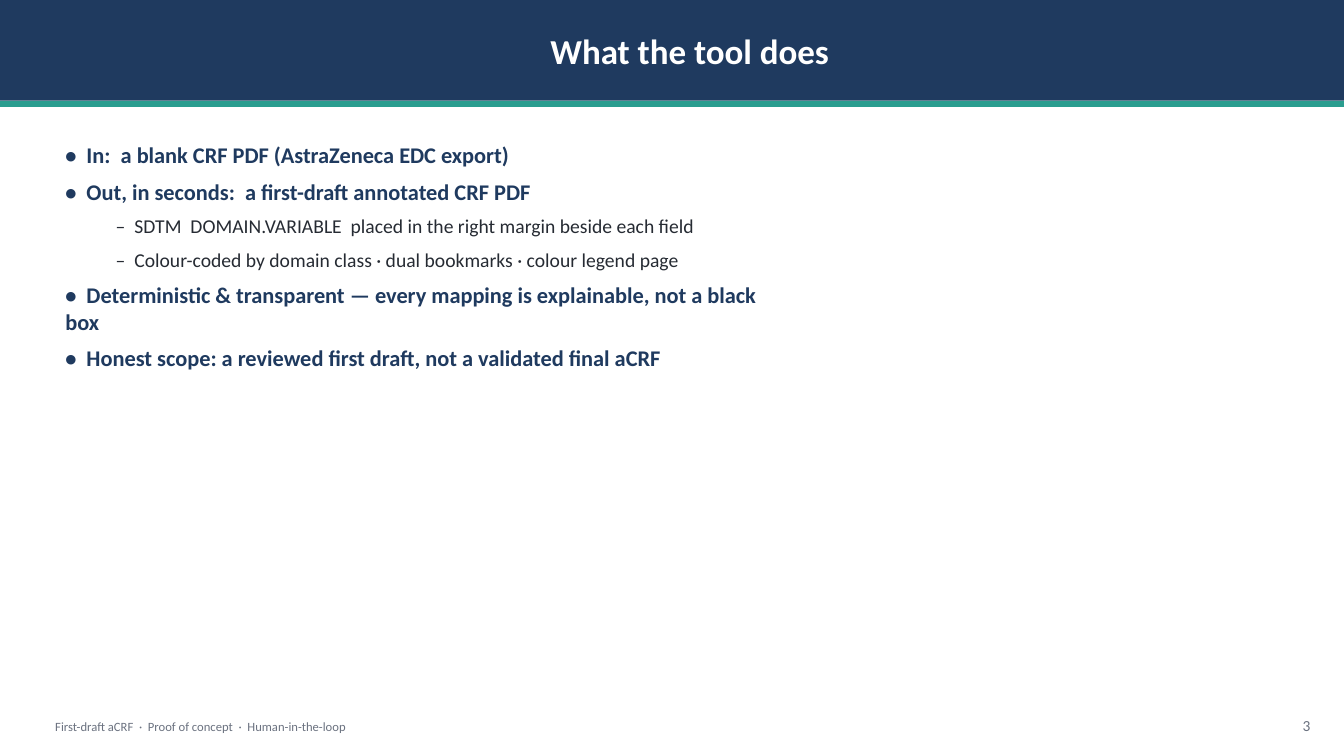
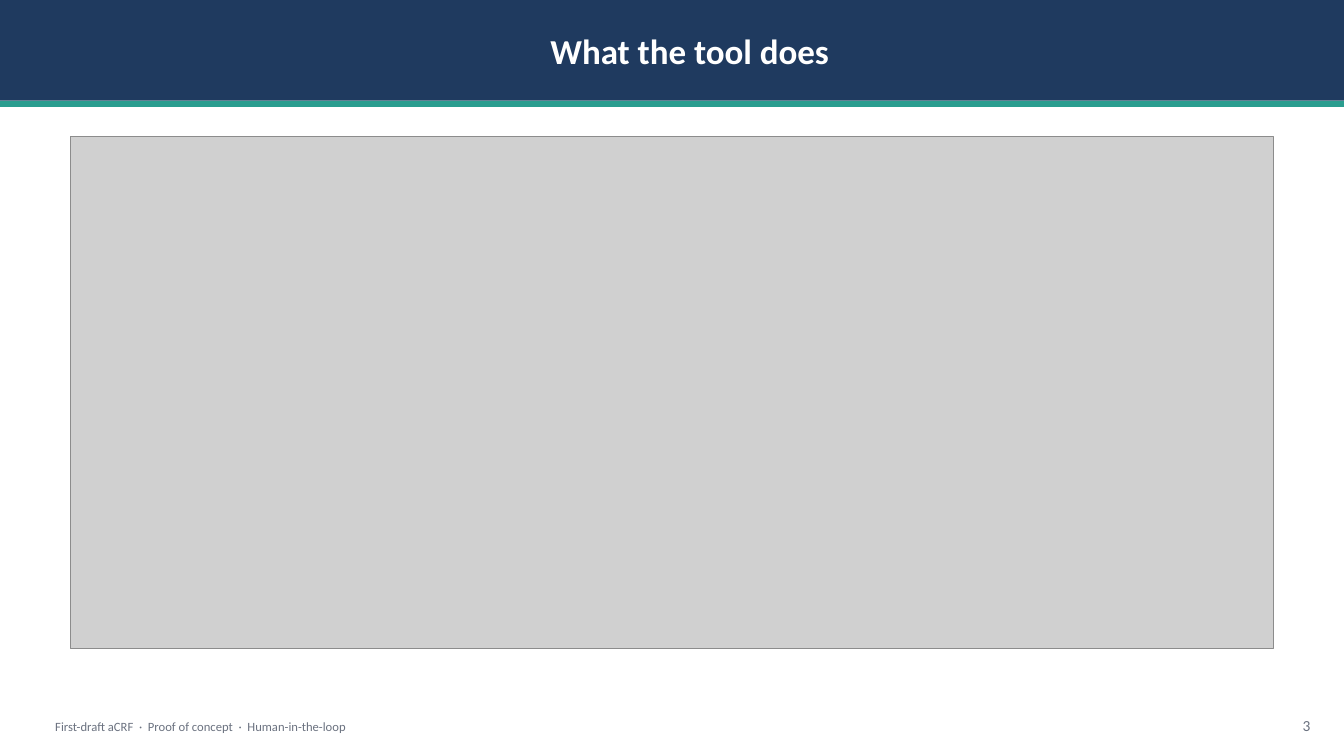
Before and after one commit to clonefutura10/design-repo, a slide deck: slide 3 of DEMO_new.pptx. Drawn at 1344x756 pixels with LibreOffice and Linux fonts; fonts in the diff are those of the drawing; grey boxes stand for pictures. Boxes give left, top, right and bottom in pixels: in the first picture for what was removed or moved away, otherwise in the second. Text is boxed around its words. In the diff, an @@ line names an element or a change of style, - is before the commit and + after.

```diff
--- a/DEMO_new.pptx
+++ b/DEMO_new.pptx
@@ text removed at (65, 146, 756, 370) @@
-• In: a blank CRF PDF (AstraZeneca EDC export)
-• Out, in seconds: a first-draft annotated CRF PDF
-  – SDTM DOMAIN.VARIABLE placed in the right margin beside each field
-  – Colour-coded by domain class · dual bookmarks · colour legend page
-• Deterministic & transparent — every mapping is explainable, not a black box
-• Honest scope: a reviewed first draft, not a validated final aCRF
@@ picture added at (71, 136, 1273, 648) @@
```
Also in this commit, not shown: 9 other slides changed.
